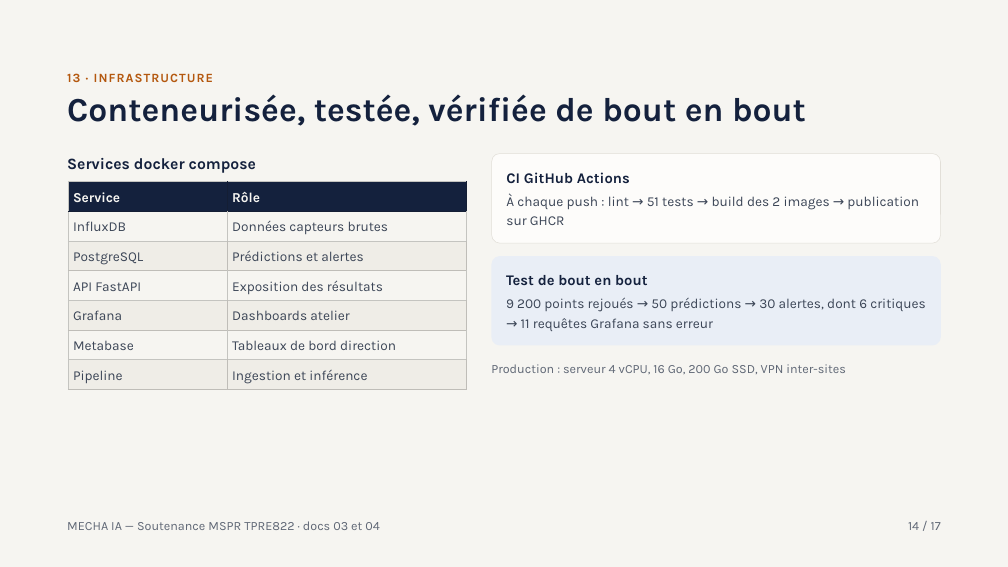
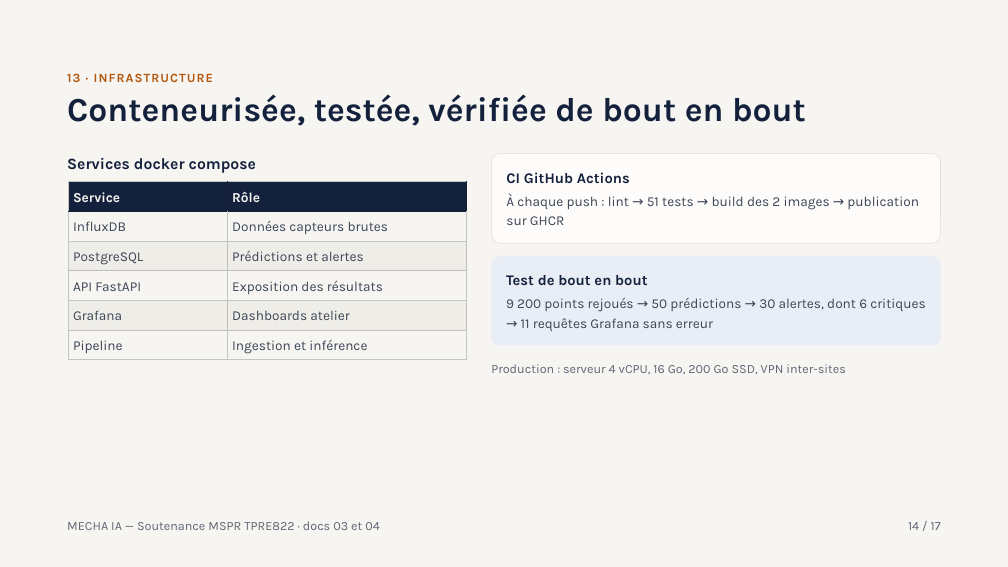
Before and after one commit to ValentinFurcy/MSPR_MECHA_IA, a slide deck: slide 14 of mecha-ia/docs/soutenance.pptx. Drawn at 1008x567 pixels with LibreOffice and Linux fonts; fonts in the diff are those of the drawing. Boxes give left, top, right and bottom in pixels: in the first picture for what was removed or moved away, otherwise in the second. Text is boxed around its words. In the diff, an @@ line names an element or a change of style, - is before the commit and + after.

```diff
--- a/mecha-ia/docs/soutenance.pptx
+++ b/mecha-ia/docs/soutenance.pptx
@@ table at box(68, 181, 467, 360) @@
-row 6: Metabase | Tableaux de bord direction
```
Also in this commit, not shown: 2 other slides changed.
